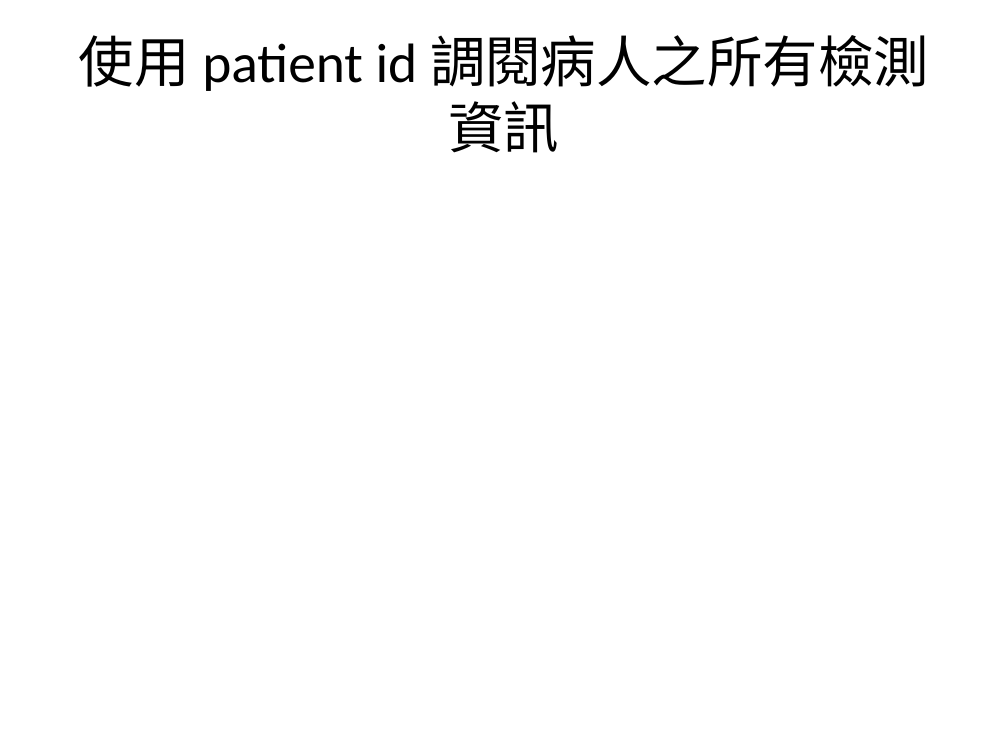
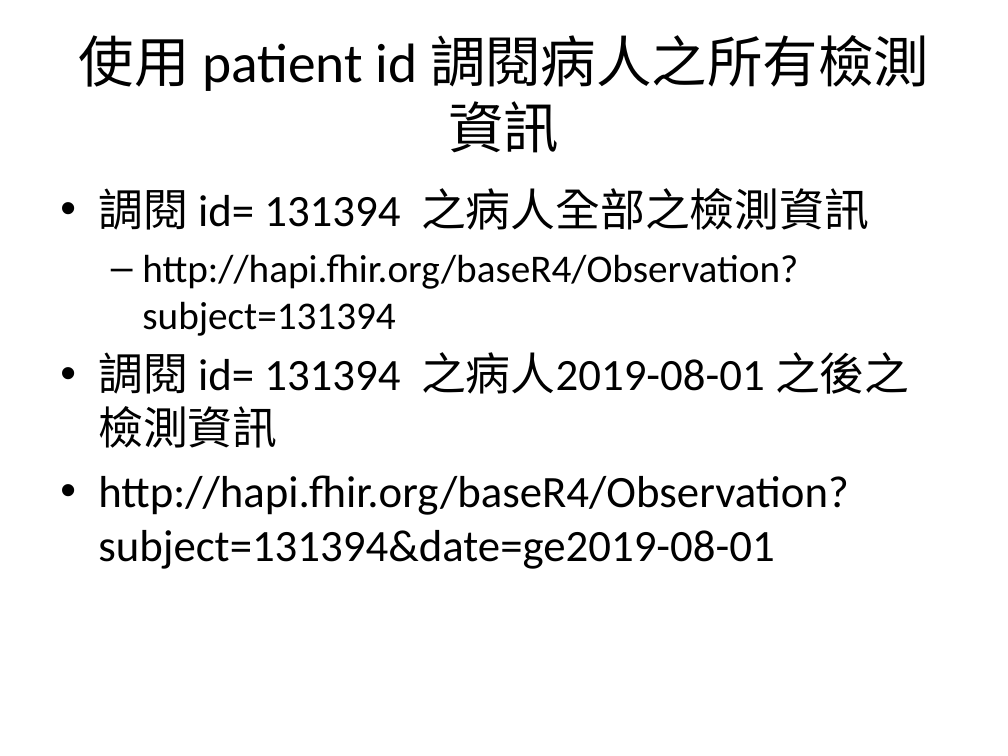
Before and after one commit to mos2718/FHIRspec, a slide deck: slide 8 of Spec/FHIR API.pptx. Drawn at 1008x756 pixels with LibreOffice and Linux fonts; fonts in the diff are those of the drawing. Boxes give left, top, right and bottom in pixels: in the first picture for what was removed or moved away, otherwise in the second. Text is boxed around its words. In the diff, an @@ line names an element or a change of style, - is before the commit and + after.

```diff
--- a/Spec/FHIR API.pptx
+++ b/Spec/FHIR API.pptx
@@ text added at (x1=98, y1=188, x2=909, y2=569), 32 pt, text #000000 @@
+• 調閱 id= 131394 之病人全部之檢測資訊
+  – http://hapi.fhir.org/baseR4/Observation?subject=131394
+• 調閱 id= 131394 之病人2019-08-01 之後之檢測資訊
+• http://hapi.fhir.org/baseR4/Observation?subject=131394&date=ge2019-08-01
```
